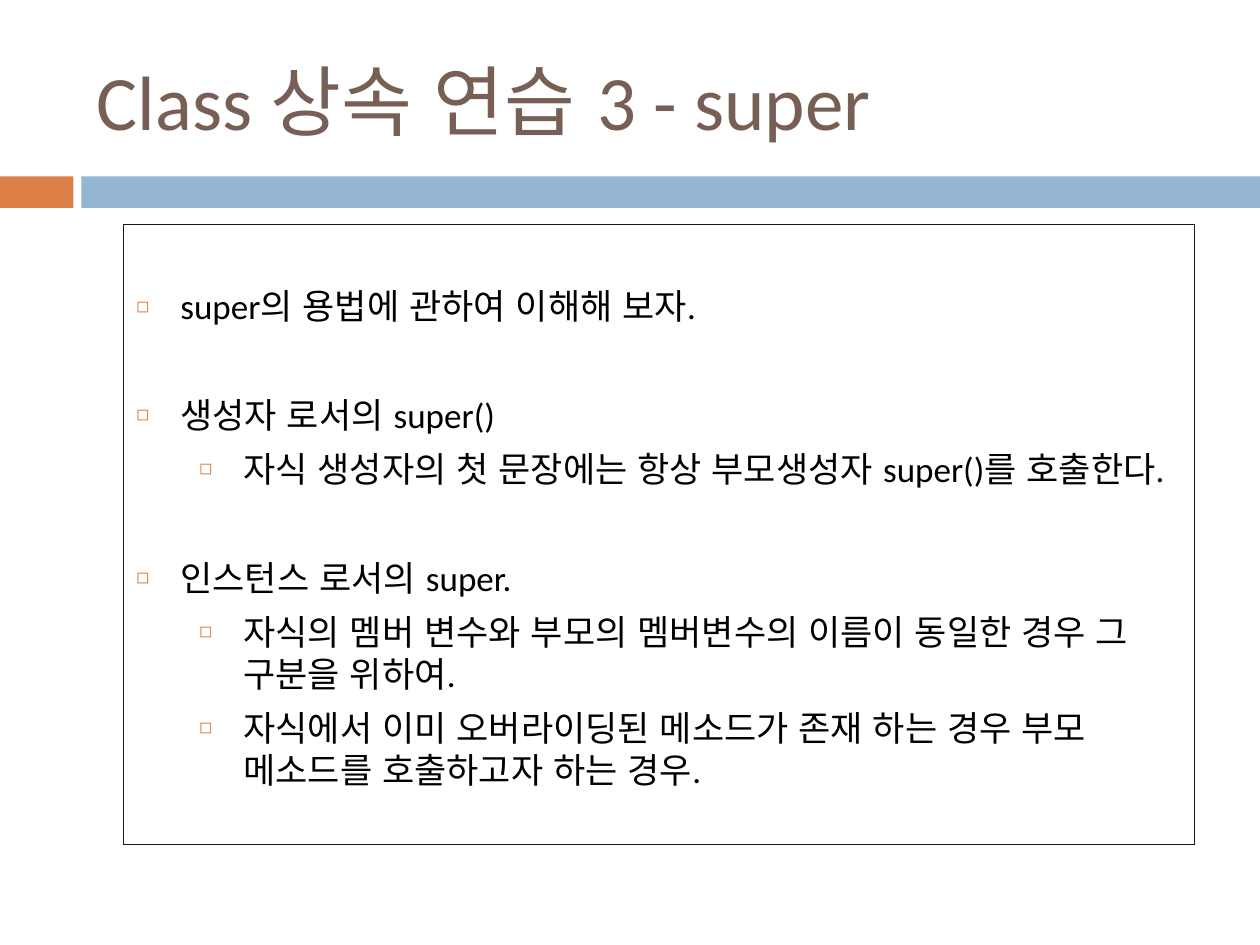
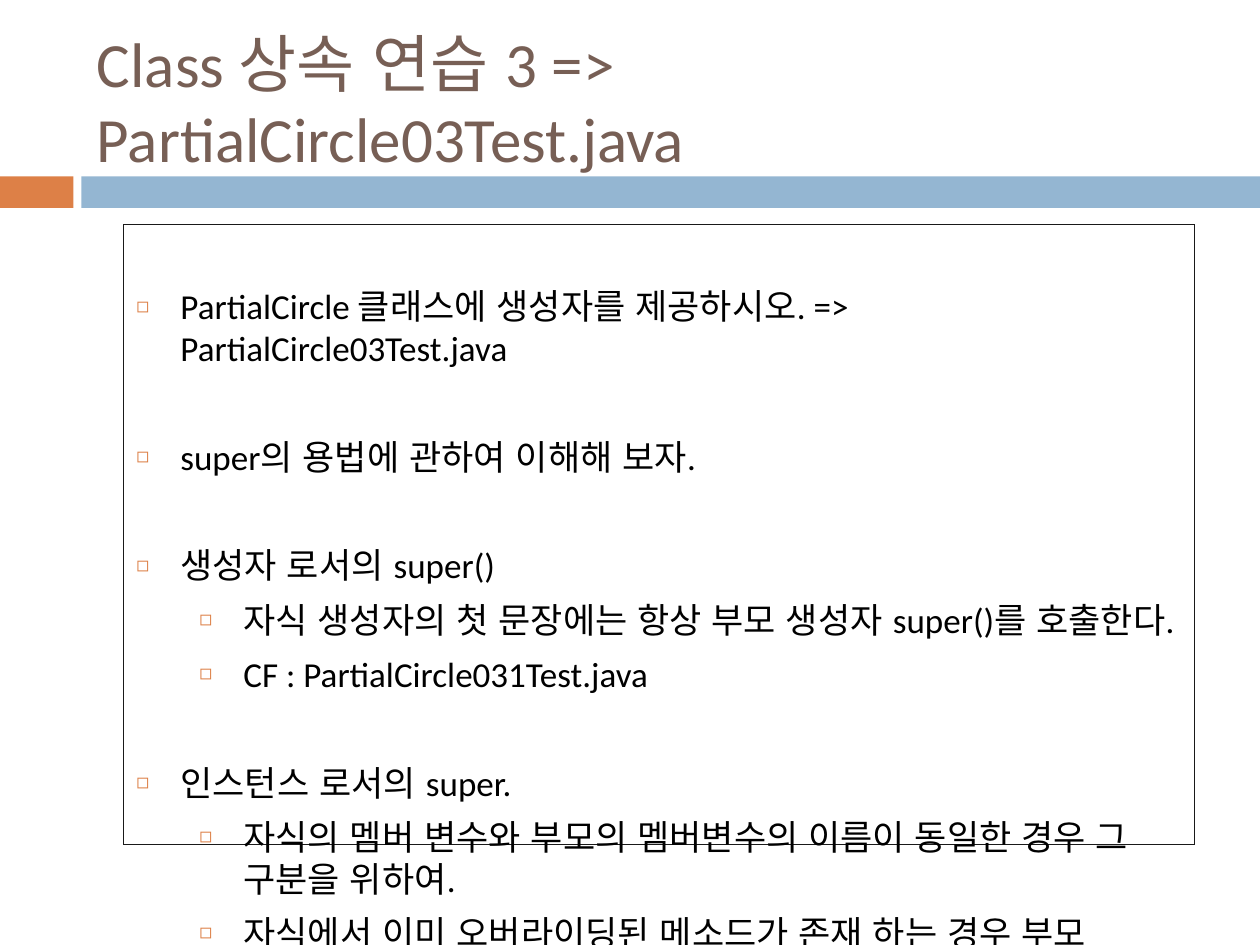
Before and after one commit to jhan756k/Programming_1s, a slide deck: slide 14 of files/06-07-1.-Class-new.pptx (slide 12 before the commit). Drawn at 1260x945 pixels with LibreOffice and Linux fonts; fonts in the diff are those of the drawing. Boxes give left, top, right and bottom in pixels: in the first picture for what was removed or moved away, otherwise in the second. Text is boxed around its words. In the diff, an @@ line names an element or a change of style, - is before the commit and + after.

```diff
--- a/files/06-07-1.-Class-new.pptx
+++ b/files/06-07-1.-Class-new.pptx
@@ title at bbox=[97, 35, 684, 178]: text changed; size 44 to 36 pt @@
-Class 상속 연습 3 - super
+Class 상속 연습 3 => PartialCircle03Test.java
@@ text in rectangle at bbox=[180, 290, 806, 367]: paragraph added @@
+◻ PartialCircle 클래스에 생성자를 제공하시오. => PartialCircle03Test.java
@@ text in rectangle at bbox=[243, 603, 1174, 693]: text changed @@
-  ◻ 자식 생성자의 첫 문장에는 항상 부모생성자 super()를 호출한다.
+  ◻ 자식 생성자의 첫 문장에는 항상 부모 생성자 super()를 호출한다.
+  ◻ CF : PartialCircle031Test.java
```
Also in this commit, not shown: 5 other slides changed, 2 slides added, 6 other files.
